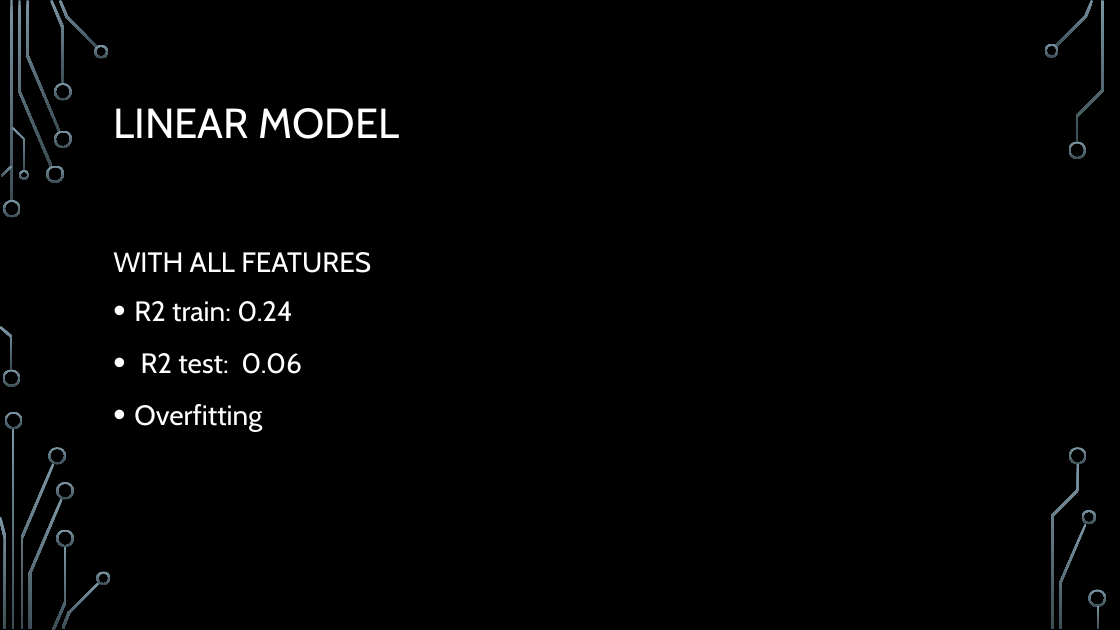
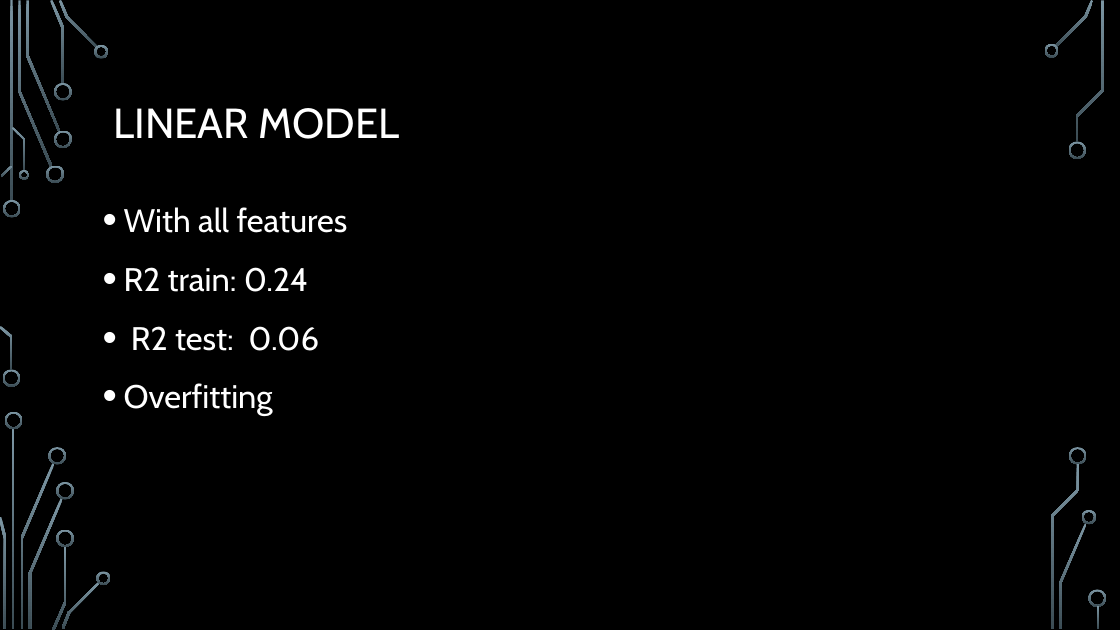
Before and after one commit to bugraefendi/ML-Grades, a slide deck: slide 11 of UpdateMachine Learning I Short Project.pptx. Drawn at 1120x630 pixels with LibreOffice and Linux fonts; fonts in the diff are those of the drawing; background and template pictures are left out. Boxes give left, top, right and bottom in pixels: in the first picture for what was removed or moved away, otherwise in the second. Text is boxed around its words. In the diff, an @@ line names an element or a change of style, - is before the commit and + after.

```diff
--- a/UpdateMachine Learning I Short Project.pptx
+++ b/UpdateMachine Learning I Short Project.pptx
@@ text "With all features": place and size @@
-text "With all features" at [134, 301, 302, 431]
+text "With all features" at [124, 207, 348, 416]
@@ text at [124, 207, 348, 233]: paragraph added @@
+• With all features
@@ text removed at [113, 252, 371, 273] @@
-WITH ALL FEATURES
@@ text at [124, 267, 319, 416]: size 24 to 28 pt in "R2 train: 0.24", "R2 test: 0.06", "Overfitting" @@
```
Also in this commit, not shown: 8 other slides changed, 6 slides added, 5 slides removed, 1 other file.
